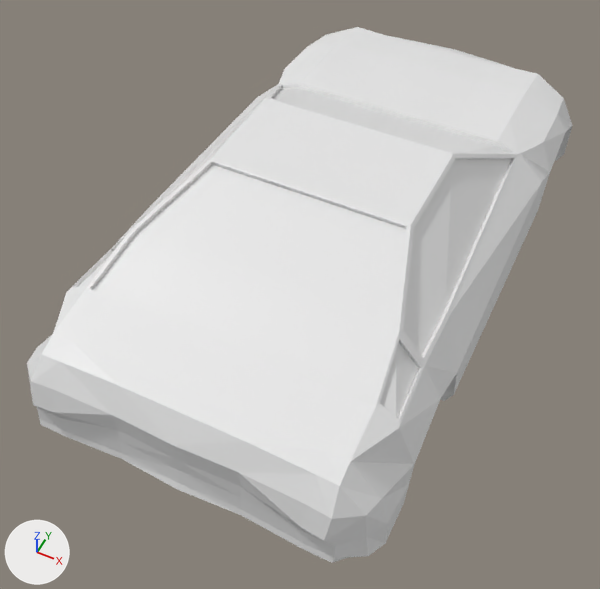
A saved change to the Blender file Models/Car/Car.blend.
The view is the same before and after, from a camera (50 mm lens) standing at (12.8, -31.2, 35.4) and looking at (-0.7, -4.2, 1.7). The lights are fixed; the arrows at lower left show +X, +Y and +Z.

Before the edit, the objects in view are built like this:
```python
me_cube = bpy.data.meshes.new('Cube')
me_cube.from_pydata(...)  # 248 vertices, 225 faces; spans x 0.0..9.0, y -17.7..18.4, z -4.3..5.4
# before: 71 (6.8, -9.5, 4.0) at pixel (403, 329), 72 (7.1, -13.0, 3.1) at pixel (375, 407), 177 (6.7, -9.7, 4.1) at pixel (399, 331), 183 (6.7, -9.5, 3.8), 231 (6.5, -9.7, 4.1) at pixel (395, 329)
# before: 232 (6.9, -12.9, 3.1) at pixel (372, 402), 238 (6.5, -9.7, 3.9) at pixel (395, 331), 239 (6.9, -12.8, 2.9), 241 (7.0, -12.8, 2.9), 243 (6.7, -9.9, 3.8)
# before: 244 (6.8, -10.0, 3.9) at pixel (399, 338), 245 (7.2, -12.7, 3.1) at pixel (379, 403)
ob_cube = bpy.data.objects.new('Cube', me_cube)
ob_cube.location = (0.0, 0.0, 4.55)
_m = ob_cube.modifiers.new('Mirror', 'MIRROR')
```
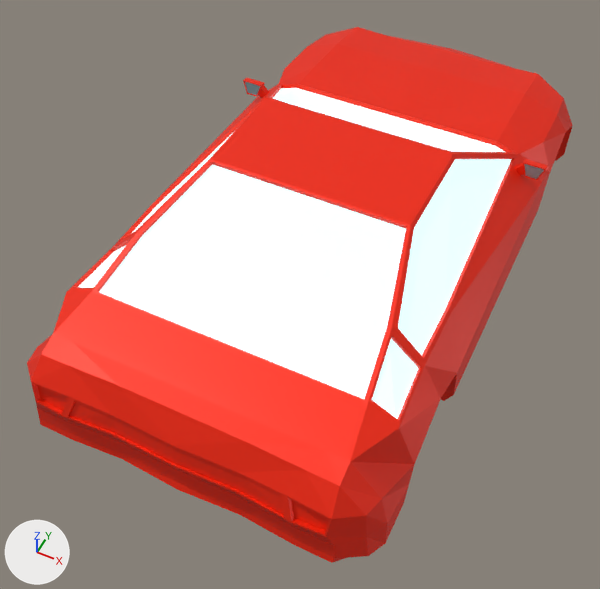
Where the change shows, as pixel boxes (x1, y1, x2, y2) in the pictures (600 x 589 px; the box of a moved part takes in the faces that stretch with it):
part 1 of me_cube, added (red)
    after: (243, 77, 548, 180)
part 2 of me_cube, built on
    both: (27, 334, 366, 563)
part 3 of me_cube, moved or reshaped
    both: (53, 159, 445, 462)
part 4 of me_cube, recoloured (white to red)
    both: (27, 27, 573, 563)
part 5 of me_cube, recoloured
    both: (110, 88, 512, 394)

The change, as a list of edits to the scene's bpy script:
```text
Add mat_windows:
    mat_windows = principled_material('windows')
    mat_windows.base_color = (0.389, 0.689, 0.8)  # cyan #a8d8e7
    mat_windows.roughness = 0.233
    mat_windows.coat_weight = 0.0625
    mat_windows.emission_color = (0.626, 0.971, 1.0)  # cyan #cffcff
    mat_windows.emission_strength = 1.0
Add mat_frame:
    mat_frame = principled_material('frame')
    mat_frame.base_color = (1.0, 0.0212, 0.0)  # red #ff2800
    mat_frame.metallic = 0.283
Add mat_mirrors:
    mat_mirrors = bpy.data.materials.new('mirrors')
    mat_mirrors.use_nodes = True; mat_mirrors.node_tree.nodes.clear()
    _N = mat_mirrors.node_tree.nodes; _L = mat_mirrors.node_tree.links
    n0 = _N.new('ShaderNodeOutputMaterial'); n0.name = 'Material Output'
    n1 = _N.new('ShaderNodeBsdfAnisotropic'); n1.name = 'Glossy BSDF'
    n1.distribution = 'GGX'
    n1.inputs[0].default_value = (0.38, 0.732, 0.8, 1.0)  # 'Color', cyan #a6dee7
    n1.inputs[1].default_value = 0.467  # 'Roughness'
    _L.new(n1.outputs[0], n0.inputs[0])  # 'BSDF' to 'Surface'
Change me_cube:
    used by ob_cube; location = (0.0, 0.0, 4.55)
    verts and faces of me_cube; kept vertices keep their numbers, new ones are numbered from 248
    remove me_cube.from_pydata(...)  # 248 vertices, 225 faces; spans x 0.0..9.0, y -17.7..18.4, z -4.3..5.4
    add me_cube.from_pydata(...)  # 292 vertices, 265 faces; spans x 0.0..9.1, y -17.6..18.4, z -4.3..5.4
    me_cube part 1: a new loose piece of 24 vertices spanning x 7.6..9.1, y 5.1..5.6, z 1.5..2.6
    me_cube part 2
    5 vertices are removed from x 0.0..7.1, y -17.7..-17.1, z 0.1..1.3
    10 faces are deleted
    5 vertices in x 6.1, y -17.6..-16.4, z -3.5..2.3 move by (-0.4, 0.0, 0.0)
    25 vertices are added at x 0.0..7.2, y -17.6..-17.0, z 0.1..1.3
    28 new faces join them, mat_frame (red #ff2800)
    me_cube part 3
    add for i in [71, 72, 183, 231, 238, 241, 244]: verts[i] += (-0.3, 0.0, 0.0)
    add for i in [177, 232, 239, 243, 245]: verts[i] += (-0.4, 0.0, 0.0)
    me_cube part 4: 203 faces spanning x 0.0..9.0, y -17.6..18.4, z -4.3..5.4 switch from no material to mat_frame (red #ff2800)
    me_cube part 5: 12 faces spanning x 0.0..8.0, y -12.9..6.2, z 2.0..5.1 switch from no material to mat_windows (cyan #a8d8e7)
    add me_cube.materials.append(mat_mirrors)
```
